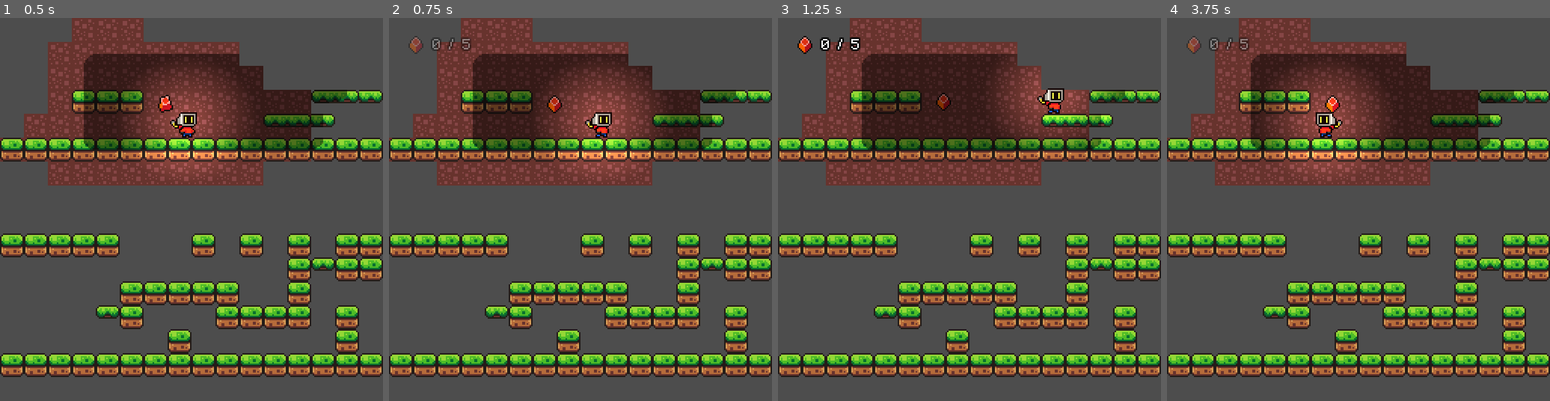
Above: before the commit, frames 1-4 (left to right).
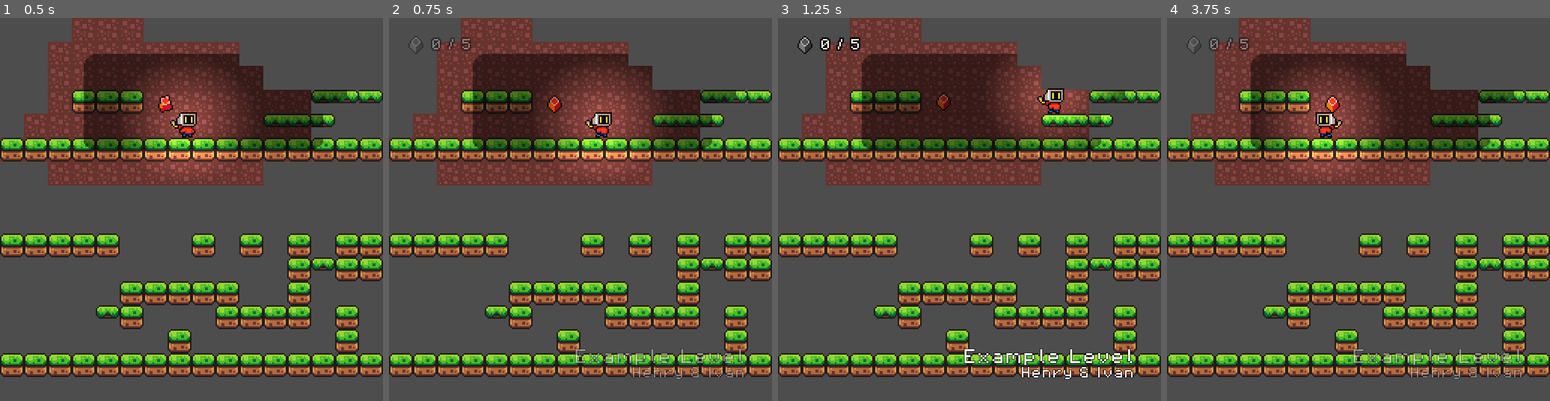
Above: after the commit, the same moments.

Repository: Riftwraith/CollabPlatformer
Game: Godot game, scene res://scenes/gyms/player_controller.tscn
The game is run twice, just before and just after one commit, with the same random seed, the same clock (stepped at 60 frames per second) and the same inputs. This scene is started directly instead of the project's main scene. The engine's default icon, where the game draws it, is replaced by a stand-in: a white triangle on a blue panel in a dark square. Sound files missing from this copy of the repository are replaced by a short silence.
Inputs:
- Up to frame 1 (0.5 s): no input
- Up to frame 2 (0.75 s): hold Right (right) from 0.53 s (still down); hold X (interact) from 0.53 s (still down)
- Up to frame 3 (1.25 s): keep holding Right (right); keep holding X (interact); tap Z (jump) at 0.77 s
- Up to frame 4 (3.75 s): release X (interact) at 1.28 s; tap X (interact) at 1.35, 2.3, 3.05 s; tap Z (jump) at 1.52, 3.02 s; release Right (right) at 2.03 s; hold Ctrl 2.03-2.78 s; hold Left (left) from 2.03 s (still down); tap 1 at 2.85 s; hold X (interact) from 3.53 s (still down)

Frame 1 is identical in both runs. In frame 2, 1.0% of the frame differs, in the area x 5-93%, y 5-95%; in frame 3, 1.1%; in frame 4, 1.0%.

Commit message:
Room Titles GUI

Diff:
--- a/project.godot
+++ b/project.godot
@@ -27,6 +27,10 @@
 [editor]
 
 movie_writer/movie_file="C:/Users/riftw/Documents/new-game-project/movie.avi"
+
+[gui]
+
+theme/default_font_multichannel_signed_distance_field=true
 
 [input]
 
--- a/scenes/levels/example_blockout.tscn
+++ b/scenes/levels/example_blockout.tscn
@@ -322,6 +322,7 @@
 debug_color = Color(0.65091634, 0.51597965, 0.17585784, 0.41960785)
 
 [node name="Darkness" type="PointLight2D" parent="."]
+visible = false
 blend_mode = 1
 offset = Vector2(384, 384)
 script = ExtResource("23_yi1ks")
--- a/scenes/prefabs/gui.tscn
+++ b/scenes/prefabs/gui.tscn
@@ -1,8 +1,16 @@
-[gd_scene load_steps=6 format=3 uid="uid://qm61ordp7g6r"]
+[gd_scene load_steps=10 format=3 uid="uid://qm61ordp7g6r"]
 
 [ext_resource type="Script" uid="uid://deq5k2ly33a3g" path="res://scripts/gui.gd" id="1_3thbu"]
 [ext_resource type="Texture2D" uid="uid://byuifcvqbcr6s" path="res://sprites/keycap.png" id="1_orohx"]
 [ext_resource type="FontFile" uid="uid://dmkaq7i4bye25" path="res://fonts/PixelOperator8.ttf" id="2_3thbu"]
+
+[sub_resource type="AtlasTexture" id="AtlasTexture_3thbu"]
+atlas = ExtResource("1_orohx")
+region = Rect2(0, 0, 12, 14)
+
+[sub_resource type="AtlasTexture" id="AtlasTexture_i3vpg"]
+atlas = ExtResource("1_orohx")
+region = Rect2(0, 14, 12, 14)
 
 [sub_resource type="AtlasTexture" id="AtlasTexture_gwg38"]
 atlas = ExtResource("1_orohx")
@@ -14,8 +22,23 @@
 outline_size = 4
 outline_color = Color(0, 0, 0, 1)
 
+[sub_resource type="LabelSettings" id="LabelSettings_3thbu"]
+font = ExtResource("2_3thbu")
+font_size = 32
+outline_size = 4
+outline_color = Color(0, 0, 0, 1)
+shadow_size = 16
+
+[sub_resource type="LabelSettings" id="LabelSettings_gwg38"]
+font = ExtResource("2_3thbu")
+font_size = 24
+outline_size = 4
+outline_color = Color(0, 0, 0, 1)
+
 [node name="GUI" type="CanvasLayer"]
 script = ExtResource("1_3thbu")
+collectable_img_col = SubResource("AtlasTexture_3thbu")
+collectable_img_grey = SubResource("AtlasTexture_i3vpg")
 
 [node name="CollectableGUI" type="HBoxContainer" parent="."]
 offset_left = 36.0
@@ -33,6 +56,32 @@
 text = "1 / 2"
 label_settings = SubResource("LabelSettings_t4pu0")
 
+[node name="RoomTitle" type="VBoxContainer" parent="."]
+anchors_preset = 3
+anchor_left = 1.0
+anchor_top = 1.0
+anchor_right = 1.0
+anchor_bottom = 1.0
+offset_left = -398.0
+offset_top = -104.0
+offset_right = -54.0
+offset_bottom = -44.0
+grow_horizontal = 0
+grow_vertical = 0
+
+[node name="RoomName" type="Label" parent="RoomTitle"]
+layout_mode = 2
+size_flags_vertical = 6
+text = "Example Level"
+label_settings = SubResource("LabelSettings_3thbu")
+horizontal_alignment = 2
+
+[node name="Creator" type="Label" parent="RoomTitle"]
+layout_mode = 2
+text = "Henry & Ivan"
+label_settings = SubResource("LabelSettings_gwg38")
+horizontal_alignment = 2
+
 [node name="Timers" type="Node" parent="."]
 
 [node name="InteractHold" type="Timer" parent="Timers"]
--- a/scripts/RoomManager.gd
+++ b/scripts/RoomManager.gd
@@ -14,6 +14,7 @@
 
 var total_collectables: int = 0
 var obtained_collectables: int = 0
+var obtained_current_room_collectable: bool = false
 var rooms_with_obtained_collectables: Array[String] = []
 
 var room_savedata:= {}
@@ -40,15 +41,22 @@
 			total_collectables += 1
 
 func record_obtained_collectable(room_path: String):
+	obtained_current_room_collectable = true
 	if room_path not in rooms_with_obtained_collectables:
 		rooms_with_obtained_collectables.append(room_path)
 		obtained_collectables += 1
-		GUI.flash_collectables()
+		GUI.flash(GUI.collectable_gui)
 
 func transition_to(old_coords:Vector2i, new_coords: Vector2i, direction: Vector2i, player_pos: Vector2, player_vel: Vector2):
 	await fade_out(direction)
 	get_tree().current_scene.free()
 	var room_path = get_room_at(new_coords)
+
+	if room_path in rooms_with_obtained_collectables:
+		obtained_current_room_collectable = true
+	else:
+		obtained_current_room_collectable = false
+
 	var new_room = load(room_path).instantiate() as RoomTemplate
 
 	if room_savedata.has(room_path):
@@ -58,7 +66,9 @@
 	get_tree().root.add_child(new_room)
 	get_tree().current_scene = new_room
 	new_room.player_enter(direction, player_pos, player_vel, old_coords)
+
 	await fade_in(direction)
+	GUI.flash(GUI.title_gui)
 
 func fade_out(direction: Vector2i):
 	fade_rect.visible = true
--- a/scripts/RoomTemplate.gd
+++ b/scripts/RoomTemplate.gd
@@ -10,6 +10,9 @@
 @export var exit_leeway = 32
 #Time before player gets control when entering room
 @export var enter_override_time: float = 0.3
+
+@export var room_name: String = "" #for display purposes
+@export var creator_name: String = ""
 
 const left_bound: int = 0
 @export_range(16, 64) var width: int = 16
@@ -107,7 +110,7 @@
 		checkpoint.entered.connect(_on_checkpoint_entered)
 
 	for collectable in get_tree().get_nodes_in_group("collectables") as Array[Collectable]:
-		if scene_file_path in RoomManager.rooms_with_obtained_collectables:
+		if RoomManager.obtained_current_room_collectable:
 			collectable.queue_free()
 		else:
 			collectable.obtained.connect(_on_collectable_obtained)
--- a/scripts/gui.gd
+++ b/scripts/gui.gd
@@ -2,15 +2,34 @@
 class_name gui
 
 @onready var collectable_gui = $CollectableGUI
+@onready var collectable_text_rec = $CollectableGUI/KeycapTexture
 @onready var collectable_label = $CollectableGUI/CollectableLabel
+
+@onready var title_gui = $RoomTitle
+@onready var title_room_name = $RoomTitle/RoomName
+@onready var title_creator = $RoomTitle/Creator
+
+@export var collectable_img_col: AtlasTexture
+@export var collectable_img_grey: AtlasTexture
 
 @onready var interact_hold_timer = $Timers/InteractHold
 
 func _ready():
 	collectable_gui.modulate = Color(1, 1, 1, 0)
+	title_gui.modulate = Color(1, 1, 1, 0)
+	collectable_text_rec.texture = collectable_img_grey
+
+
+func set_titles(room_name: String, creator_name: String):
+	title_room_name.text = room_name
+	title_creator.text = creator_name
 
 func _process(_delta):
 	collectable_label.text = str(RoomManager.obtained_collectables) + " / " + str(RoomManager.total_collectables)
+	if RoomManager.obtained_current_room_collectable:
+		collectable_text_rec.texture = collectable_img_col
+	else:
+		collectable_text_rec.texture = collectable_img_grey
 
 	if Input.is_action_just_pressed("interact"):
 		interact_hold_timer.start(0.1)
@@ -19,16 +38,18 @@
 		interact_hold_timer.stop()
 		var tween = create_tween()
 		tween.tween_property(collectable_gui, "modulate", Color(1, 1, 1, 0), 0.2)
+		tween.parallel().tween_property(title_gui, "modulate", Color(1, 1, 1, 0), 0.2)
 
-func flash_collectables():
+func flash(element: Control):
 	var tween = create_tween()
-	tween.tween_property(collectable_gui, "modulate", Color(1, 1, 1, 1), 0.2)
+	tween.tween_property(element, "modulate", Color(1, 1, 1, 1), 0.2)
 	await get_tree().create_timer(2.0).timeout
+	if Input.is_action_pressed("interact"): return
 	tween = create_tween()
-	tween.tween_property(collectable_gui, "modulate", Color(1, 1, 1, 0), 0.2)
-
+	tween.tween_property(element, "modulate", Color(1, 1, 1, 0), 0.2)
 
 func _on_interact_hold_timeout():
 	#show collectable GUI
 	var tween = create_tween()
 	tween.tween_property(collectable_gui, "modulate", Color(1, 1, 1, 1), 0.2)
+	tween.parallel().tween_property(title_gui, "modulate", Color(1, 1, 1, 1), 0.2)
Binary file changed: sprites/keycap.png
